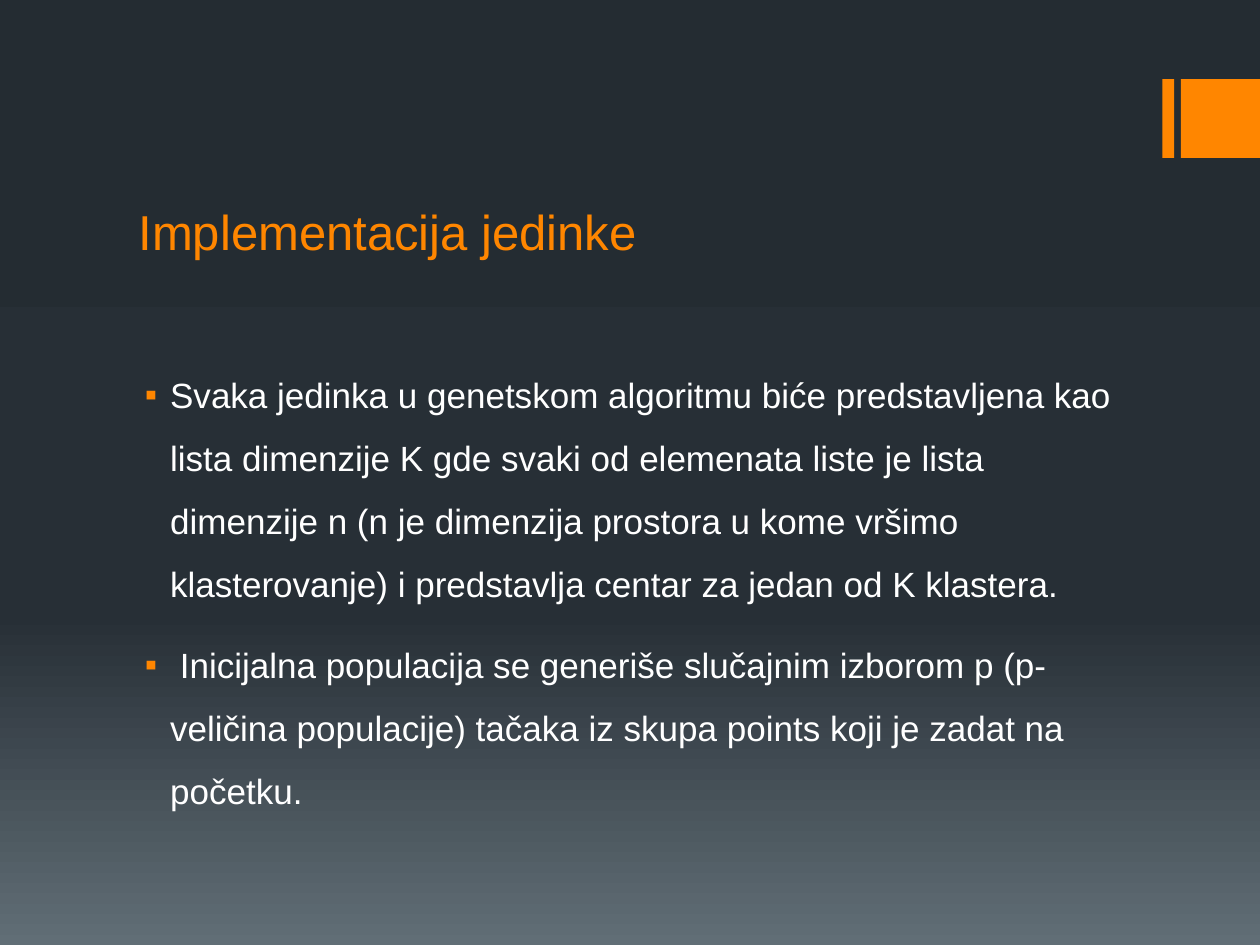
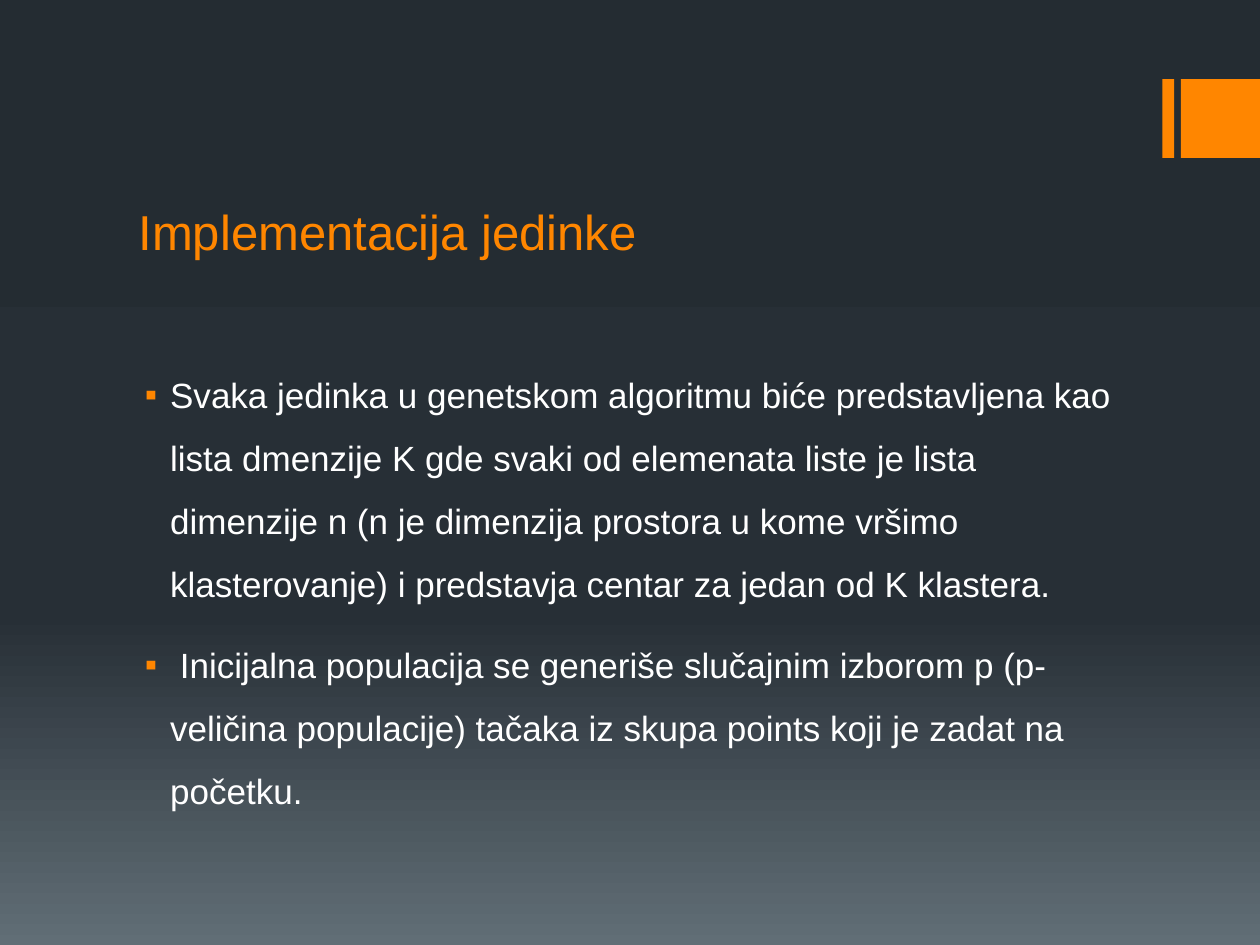
Before and after one commit to erminskrijelj/RI_projekat, a slide deck: slide 4 of Documentations/GA.pptx. Drawn at 1260x945 pixels with LibreOffice and Linux fonts; fonts in the diff are those of the drawing. Boxes give left, top, right and bottom in pixels: in the first picture for what was removed or moved away, otherwise in the second. Text is boxed around its words. In the diff, an @@ line names an element or a change of style, - is before the commit and + after.

```diff
--- a/Documentations/GA.pptx
+++ b/Documentations/GA.pptx
@@ text at (x1=170, y1=382, x2=1110, y2=604): text changed @@
-▪ Svaka jedinka u genetskom algoritmu biće predstavljena kao lista dimenzije K gde svaki od elemenata liste je lista dimenzije n (n je dimenzija prostora u kome vršimo klasterovanje) i predstavlja centar za jedan od K klastera.
+▪ Svaka jedinka u genetskom algoritmu biće predstavljena kao lista dmenzije K gde svaki od elemenata liste je lista dimenzije n (n je dimenzija prostora u kome vršimo klasterovanje) i predstavja centar za jedan od K klastera.
```
Also in this commit, not shown: 5 other slides changed, 7 slides added, 3 slides removed, 4 other files.
